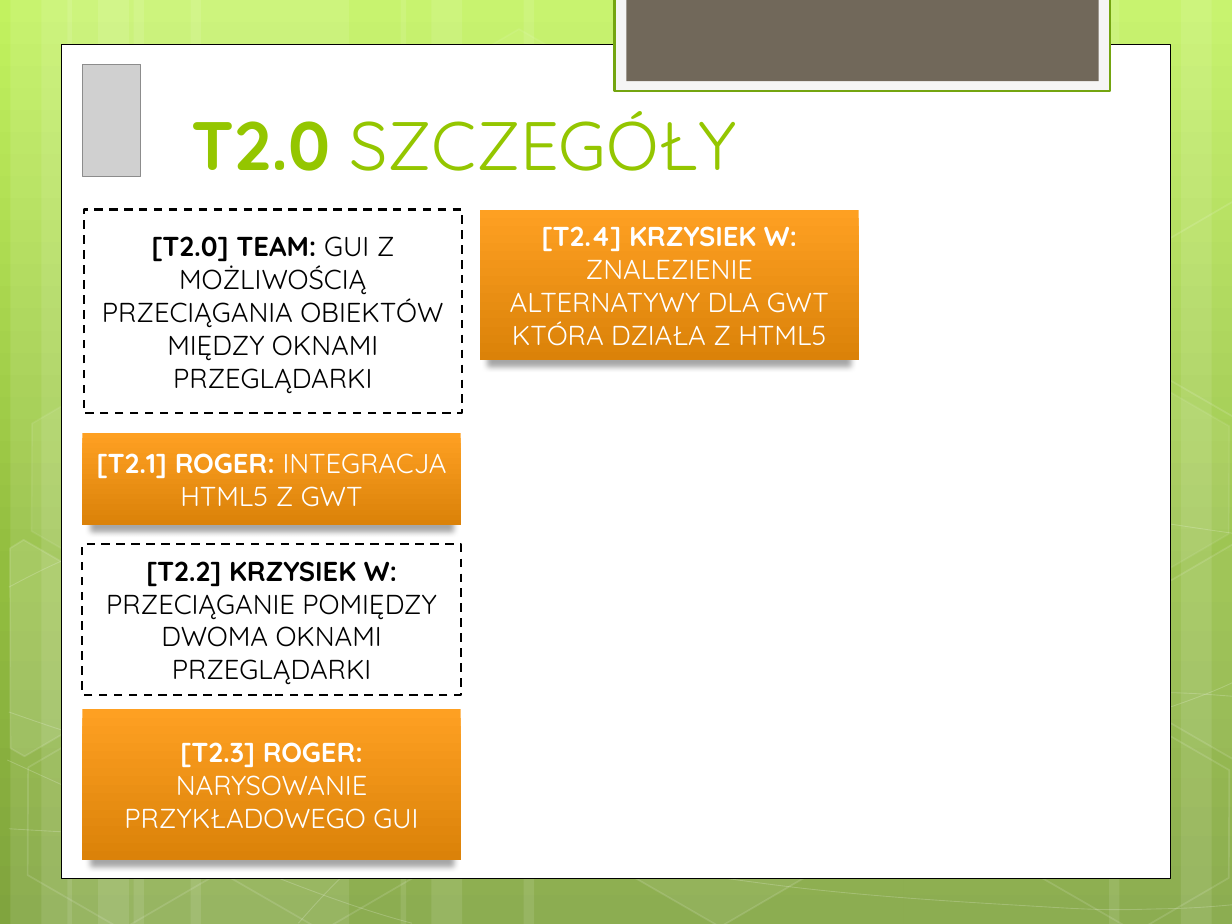
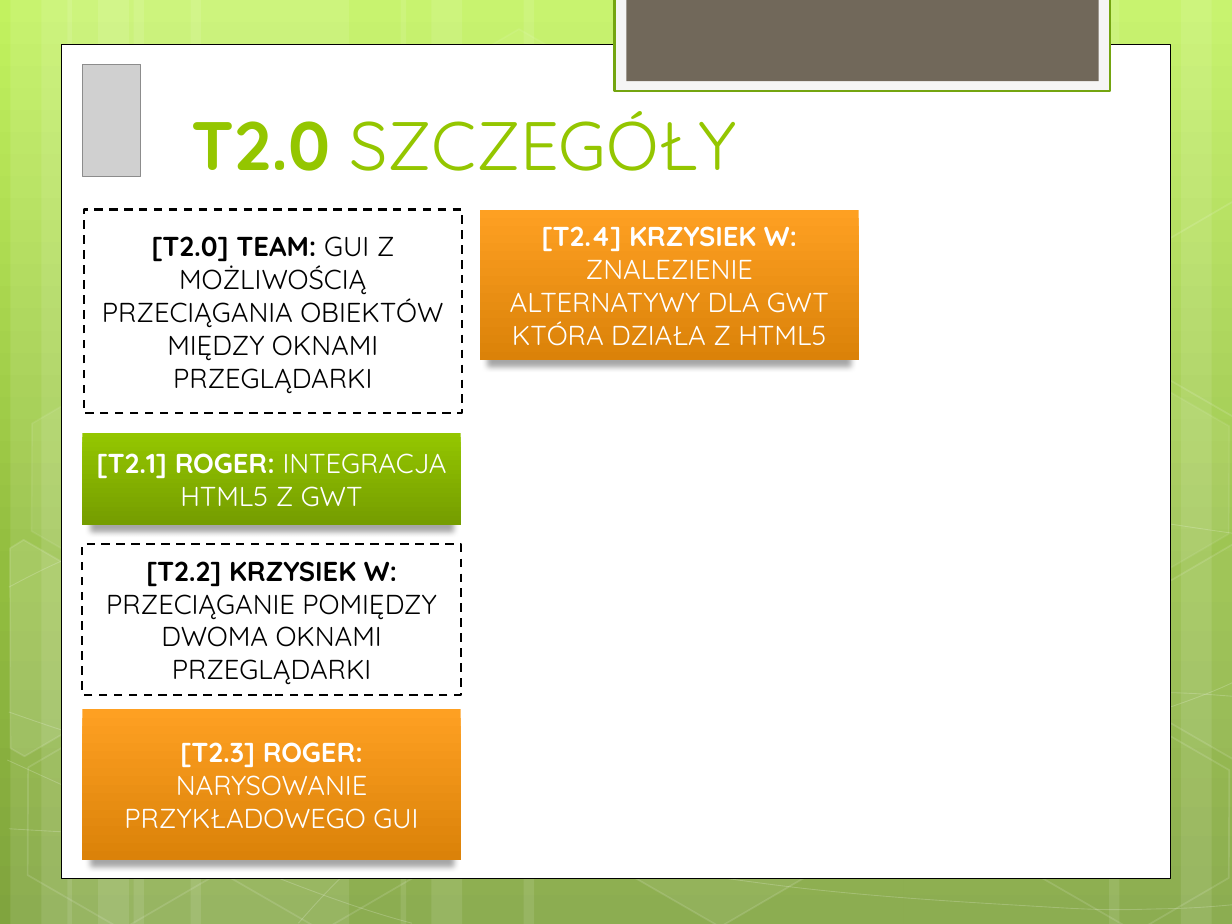
Before and after one commit to Blondas/planner2, a slide deck: slide 4 of dokumentacja/KPI.pptx. Drawn at 1232x924 pixels with LibreOffice and Linux fonts; fonts in the diff are those of the drawing; grey boxes stand for pictures. Boxes give left, top, right and bottom in pixels: in the first picture for what was removed or moved away, otherwise in the second. Text is boxed around its words. In the diff, an @@ line names an element or a change of style, - is before the commit and + after.

Commit message:
Zmiana statusu KPI

```diff
--- a/dokumentacja/KPI.pptx
+++ b/dokumentacja/KPI.pptx
@@ rectangle "[T2.1] ROGER: INTEGRACJA HTML5 Z ..." at box(83, 432, 461, 525): fill gradient #FEA022 to #DB820A to gradient #94C600 to #769D00 @@
```
